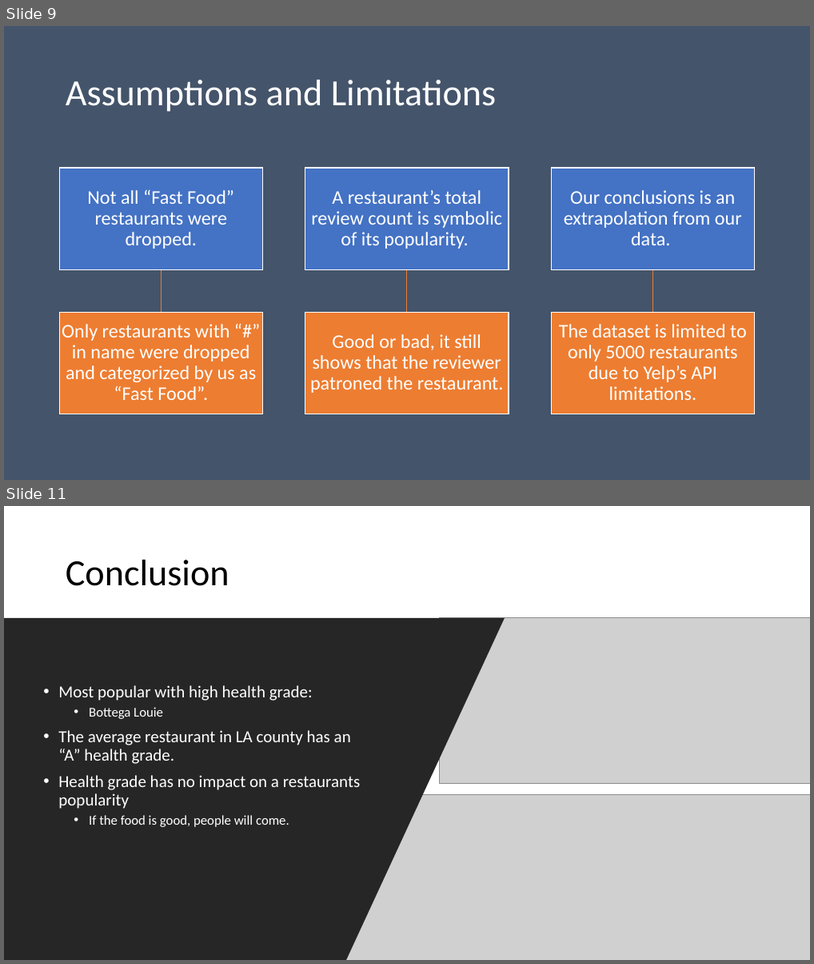
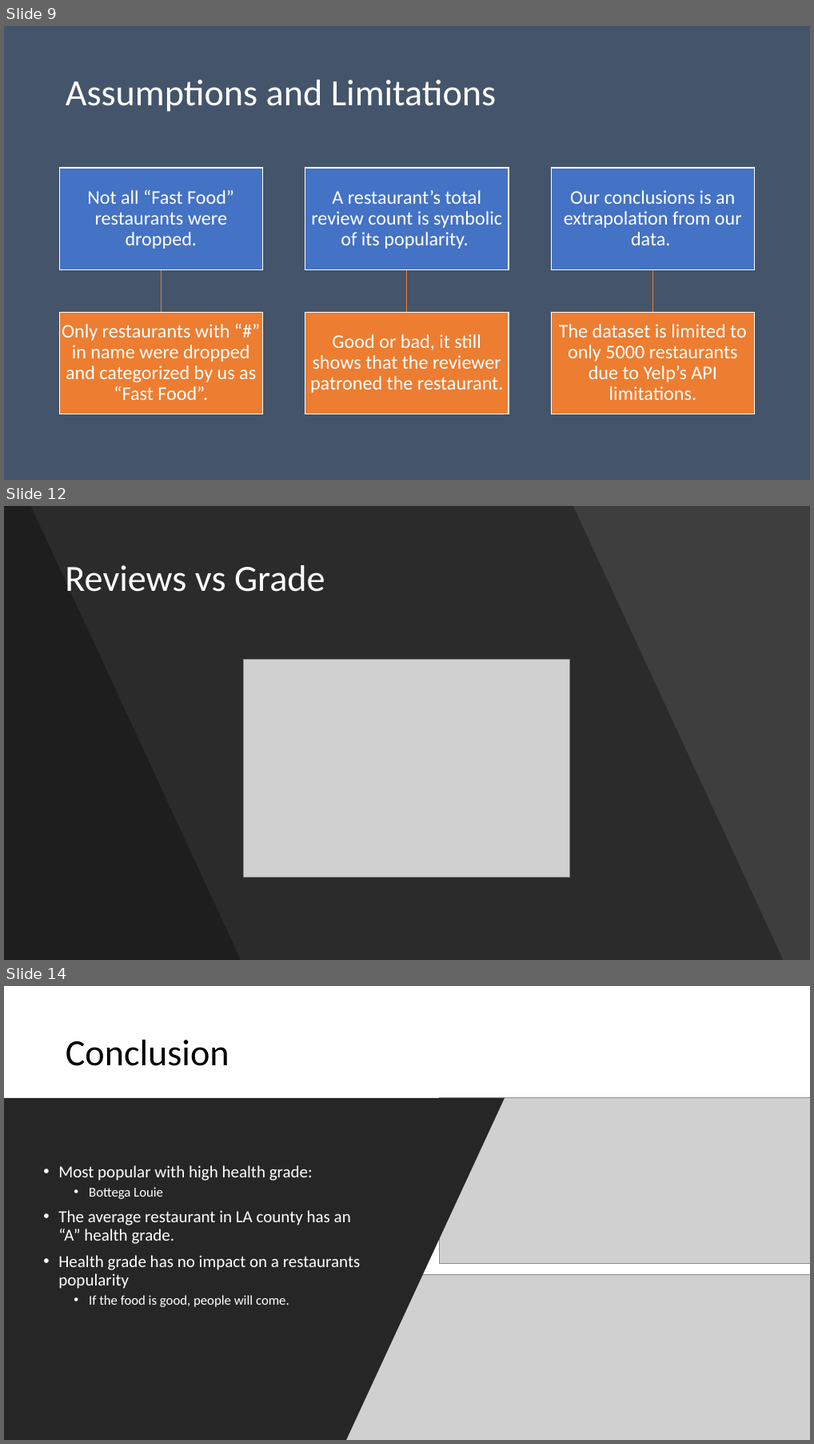
Before and after one commit to ryankchang/project1, a slide deck: GoodEats.pptx. Shown one above the other, each under a label of ours: slides 9 and 11 before the commit, slides 9, 12 and 14 after it; the slides between them are not shown. The pictures are 814x964 and 814x1444 pixels, drawn with LibreOffice and Linux fonts; fonts in the diff are those of the drawing; grey boxes stand for pictures. Boxes give left, top, right and bottom in pixels: in the first picture for what was removed or moved away, otherwise in the second. Text is boxed around its words. In the diff, an @@ line names an element or a change of style, - is before the commit and + after.

```diff
--- a/GoodEats.pptx
+++ b/GoodEats.pptx
@@ slide 12 added at <box>4,506,810,960</box>, background #454545 @@
@@ rectangle added at <box>4,506,810,960</box>, fill #000000 at 9% opacity @@
@@ freeform shape added at <box>4,506,784,960</box>, fill #000000 at 30% opacity @@
@@ freeform shape added at <box>4,506,241,960</box>, fill #000000 at 30% opacity @@
@@ title added at <box>65,565,326,592</box>, 44 pt, text #FFFFFF @@
+Reviews vs Grade
@@ picture added at <box>243,659,570,877</box> @@
@@ what was slide 11 is now slide 14 @@
```
Also in this commit, not shown: 1 slide changed, 2 other slides added.
